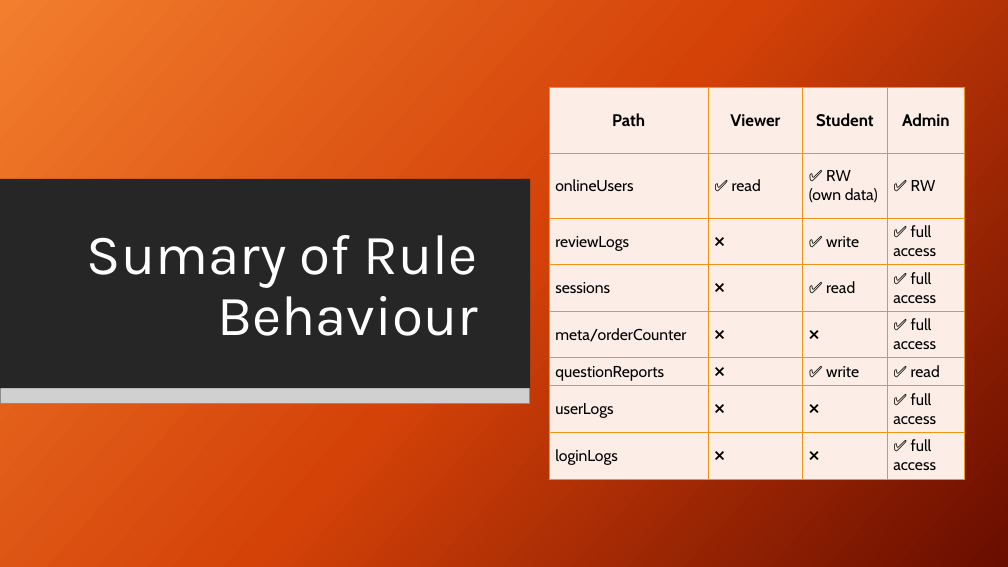
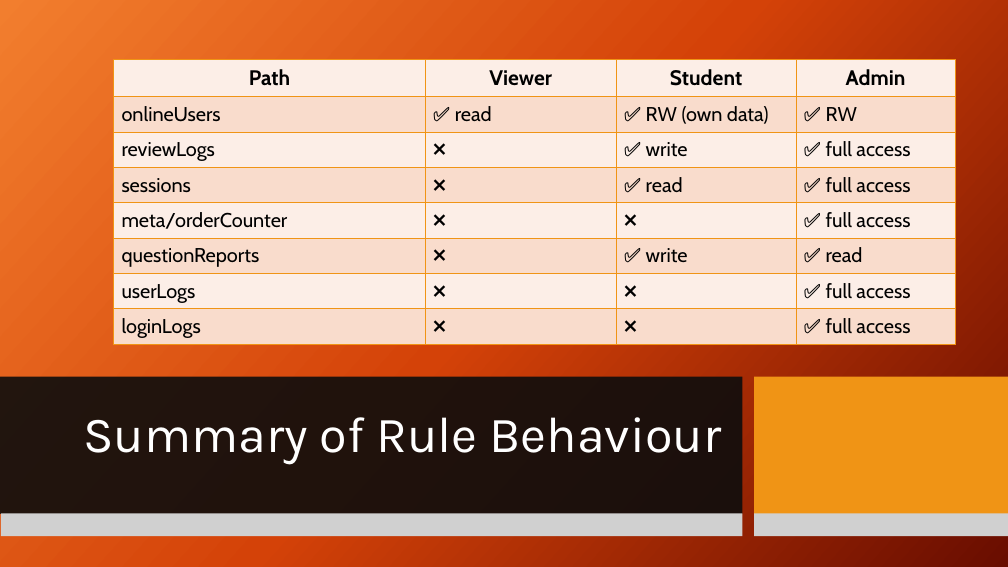
Before and after one commit to eduval/iTED-Nexus, a slide deck: slide 3 of FirebaseDatabaseSecurity_DannesEspinoza.pptx. Drawn at 1008x567 pixels with LibreOffice and Linux fonts; fonts in the diff are those of the drawing; grey boxes stand for pictures; background and template pictures are left out. Boxes give left, top, right and bottom in pixels: in the first picture for what was removed or moved away, otherwise in the second. Text is boxed around its words. In the diff, an @@ line names an element or a change of style, - is before the commit and + after.

```diff
--- a/FirebaseDatabaseSecurity_DannesEspinoza.pptx
+++ b/FirebaseDatabaseSecurity_DannesEspinoza.pptx
@@ table at [114,60,956,344] @@
@@ fill #FCEEE8 to #F9DCCC in 16 cells @@
@@ size 16 to 20 pt in "Path", "Viewer", "Student", "Admin" @@
@@ size 15 to 19 pt in "onlineUsers", "✅ read", "✅ RW (own data)", "✅ RW" and 24 more places @@
@@ table: place and size @@
-table at [549,88,964,479]
+table at [114,60,956,344]
@@ rectangle removed at [0,179,530,389] @@
@@ picture removed at [0,388,529,403] @@
@@ rectangle added at [0,377,743,514], fill #0D0D0D at 90% opacity @@
@@ title "Summary of Rule Behaviour" at [83,417,722,465]: vertical alignment middle to bottom @@
@@ rectangle added at [755,377,1008,514], fill #F09415 @@
@@ title at [83,417,722,465]: text changed; size 54 to 48 pt @@
-Sumary of Rule Behaviour
+Summary of Rule Behaviour
@@ picture added at [1,513,743,536] @@
@@ picture added at [755,513,1008,536] @@
```
Also in this commit, not shown: 2 other slides changed, 7 slides added.
